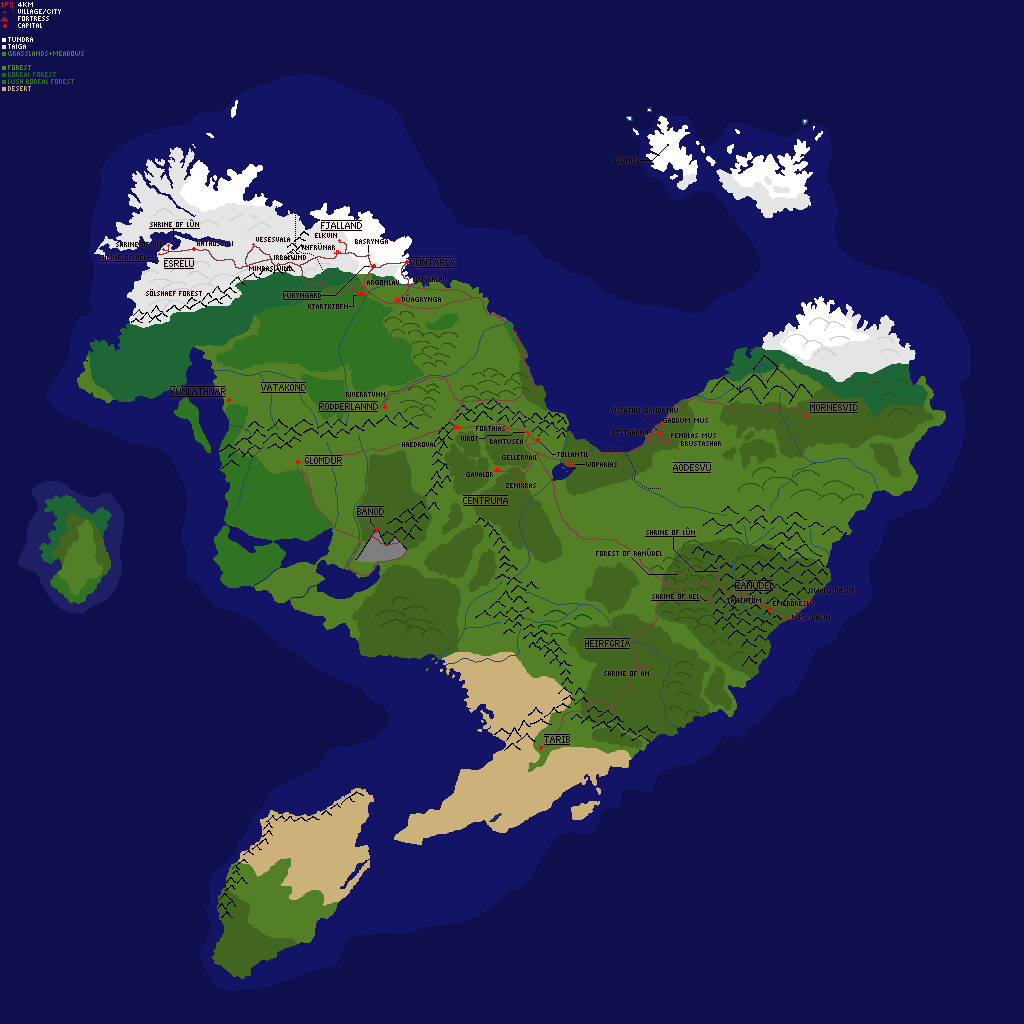
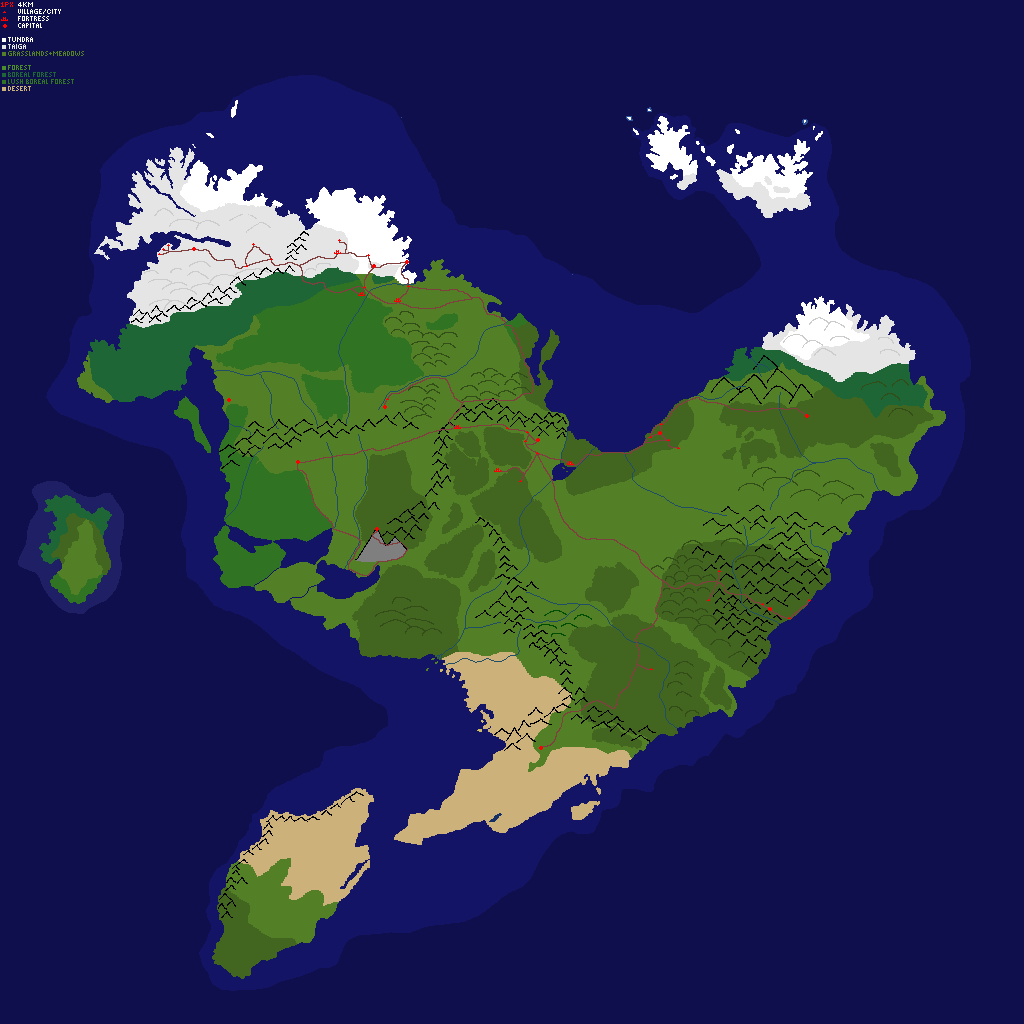
Two versions of the same layered image (1024x1024). Layer-by-layer changes:
hid "names" over [98, 144, 858, 745]
hid "names copy" over [96, 142, 860, 747]
painted on "Background" over [305, 187, 560, 394]
